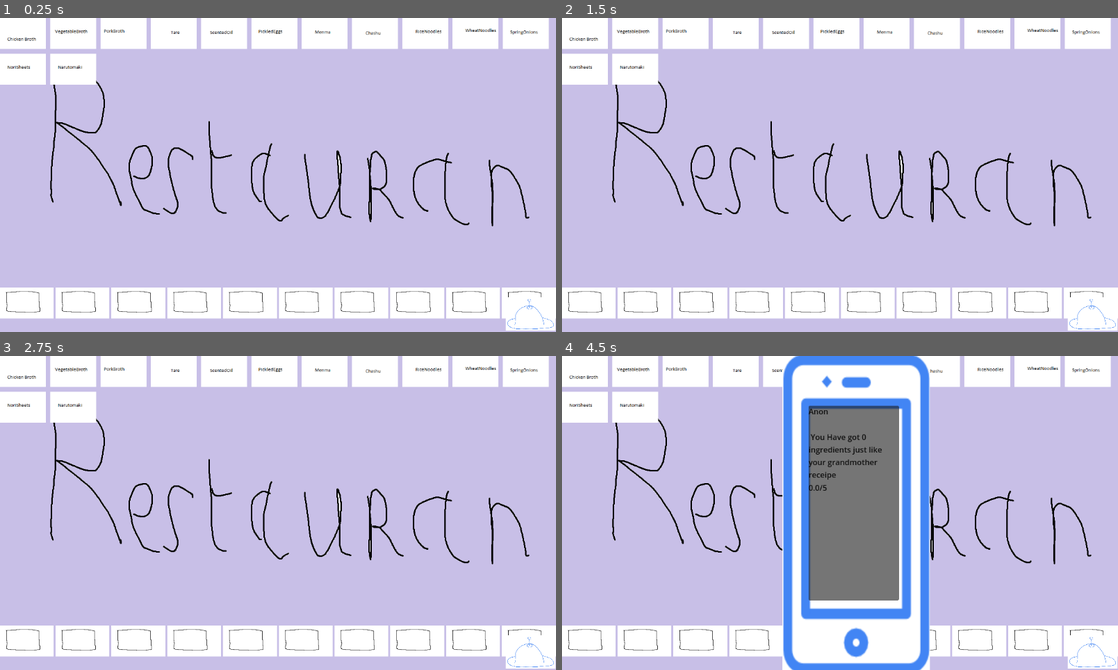
Above: before the commit, frames 1-4 (two rows, left to right).
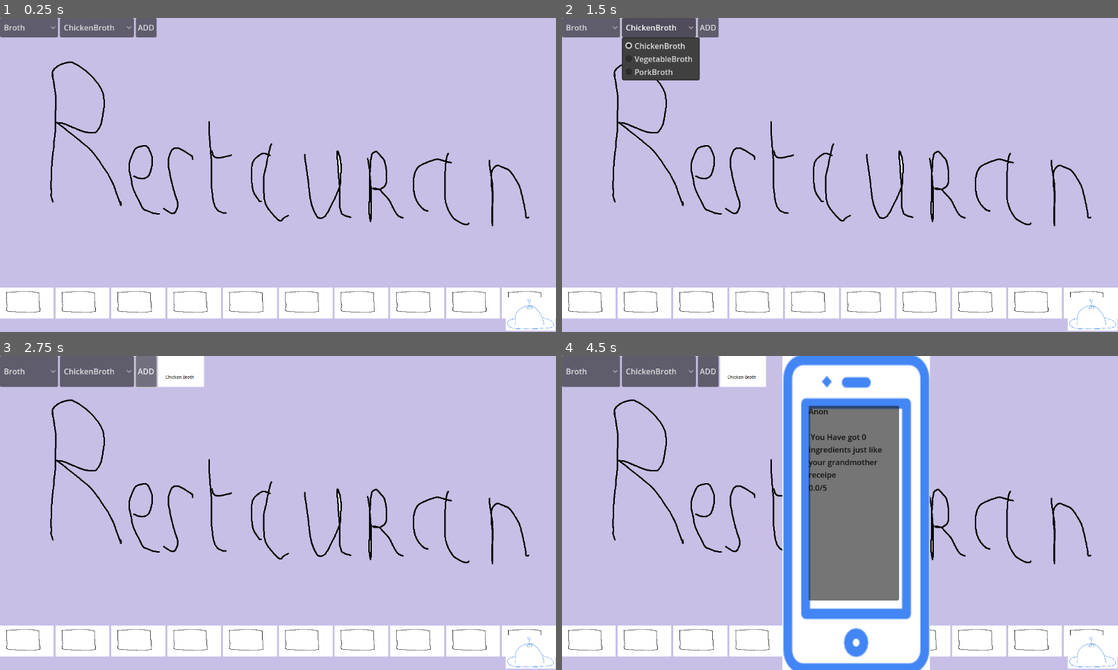
Above: after the commit, the same moments.

Repository: Hardy-Thomas/RyuNoFoku
Game: Godot game, scene res://scenes/main.tscn
Two runs of this game, one before a commit and one after it. Both use one fixed random seed, a clock stepped at 60 frames per second and the inputs below.
Inputs (mouse positions are in pixels of both pictures, inside the frame that each line leads up to):
- Up to frame 1 (0.25 s): no input
- Up to frame 2 (1.5 s): click (589, 27) at 0.5 s, where only the run after the commit has a clickable "Broth"; click (656, 27) at 1.25 s, where only the run after the commit has a clickable "ChickenBroth"
- Up to frame 3 (2.75 s): click (144, 365) at 2 s, where only the run after the commit has a clickable "ADD"
- Up to frame 4 (4.5 s): click (1079, 641) at 2.75 s; click (851, 503) at 3.5 s; click (1090, 651) at 4.25 s

The runs differ from the first frame. In frame 1, 11% of the frame differs, in the area x 0-99%, y 0-22%; in frame 2, 12%; in frame 3, 10%; in frame 4, 7.9%.

Commit message:
add category

Diff:
--- a/scenes/main.tscn
+++ b/scenes/main.tscn
@@ -29,6 +29,16 @@
 layout_mode = 0
 offset_right = 40.0
 offset_bottom = 40.0
+
+[node name="CategoryDropdown" type="OptionButton" parent="UI/IngredientsShelf"]
+layout_mode = 2
+
+[node name="IngredientDropdown" type="OptionButton" parent="UI/IngredientsShelf"]
+layout_mode = 2
+
+[node name="AddButton" type="Button" parent="UI/IngredientsShelf"]
+layout_mode = 2
+text = "ADD"
 
 [node name="RecipeBoard" type="HBoxContainer" parent="UI"]
 layout_mode = 0
--- a/scripts/main.gd
+++ b/scripts/main.gd
@@ -1,53 +1,102 @@
 extends Node2D
 
 const INGREDIENTS = [
-	{"name": "ChickenBroth", "picture": "res://picture/ingredient/ChickenBroth.png"},
-	{"name": "VegetableBroth", "picture": "res://picture/ingredient/VegetableBroth.png"},
-	{"name": "PorkBroth", "picture": "res://picture/ingredient/PorkBroth.png"},
-	{"name": "Tare", "picture": "res://picture/ingredient/Tare.png"},
-	{"name": "ScentedOil", "picture": "res://picture/ingredient/ScentedOil.png"},
-	{"name": "PickledEggs", "picture": "res://picture/ingredient/PickledEggs.png"},
-	{"name": "Menma", "picture": "res://picture/ingredient/Menma.png"},
-	{"name": "Chashu", "picture": "res://picture/ingredient/Chashu.png"},
-	{"name": "RiceNoodles ", "picture": "res://picture/ingredient/RiceNoodles.png"},
-	{"name": "WheatNoodles ", "picture": "res://picture/ingredient/WheatNoodles.png"},
-	{"name": "SpringOnions", "picture": "res://picture/ingredient/SpringOnions.png"},
-	{"name": "NoriSheets", "picture": "res://picture/ingredient/NoriSheets.png"},
-	{"name": "Narutomaki", "picture": "res://picture/ingredient/Narutomaki.png"}
+	{"name": "ChickenBroth","category": "Broth", "picture": "res://picture/ingredient/ChickenBroth.png"},
+	{"name": "VegetableBroth","category": "Broth", "picture": "res://picture/ingredient/VegetableBroth.png"},
+	{"name": "PorkBroth","category": "Broth", "picture": "res://picture/ingredient/PorkBroth.png"},
+	{"name": "Tare","category": "Tare", "picture": "res://picture/ingredient/Tare.png"},
+	{"name": "ScentedOil","category": "ScentedOil", "picture": "res://picture/ingredient/ScentedOil.png"},
+	{"name": "PickledEggs","category": "trim", "picture": "res://picture/ingredient/PickledEggs.png"},
+	{"name": "Menma","category": "trim", "picture": "res://picture/ingredient/Menma.png"},
+	{"name": "Chashu","category": "trim", "picture": "res://picture/ingredient/Chashu.png"},
+	{"name": "RiceNoodles ","category": "Noodles", "picture": "res://picture/ingredient/RiceNoodles.png"},
+	{"name": "WheatNoodles ","category": "Noodles", "picture": "res://picture/ingredient/WheatNoodles.png"},
+	{"name": "SpringOnions","category": "condiment", "picture": "res://picture/ingredient/SpringOnions.png"},
+	{"name": "NoriSheets","category": "condiment", "picture": "res://picture/ingredient/NoriSheets.png"},
+	{"name": "Narutomaki","category": "condiment", "picture": "res://picture/ingredient/Narutomaki.png"}
 ]
 
 var secret = ["PorkBroth", "Tare", "ScentedOil", "PickledEggs", "Menma", "Chashu", "WheatNoodles", "SpringOnions", "NoriSheets", "Narutomaki"]
 
 
 # Références UI
+@onready var category_dropdown = $UI/IngredientsShelf/CategoryDropdown
+@onready var ingredient_dropdown = $UI/IngredientsShelf/IngredientDropdown
+@onready var add_button = $UI/IngredientsShelf/AddButton
 @onready var shelf = $UI/IngredientsShelf
 @onready var board = $UI/RecipeBoard
 @onready var feedback = $UI/Feedback
 @onready var validate_button = $UI/Valider
 @onready var phone_feedback = $UI/dialog
+
 var current_guess := []
+var ingredients_by_category := {}
 
 func _ready():
-	setup_shelf()
+	organize_ingredients_by_category()
+	setup_dropdowns()
 	setup_board()
+	position_board_bottom()
+	validate_button.pressed.connect(on_validate)
+	add_button.pressed.connect(on_add_ingredient)
 
+func organize_ingredients_by_category():
+	ingredients_by_category = {}
+	for ingredient in INGREDIENTS:
+		var category = ingredient["category"]
+		if not ingredients_by_category.has(category):
+			ingredients_by_category[category] = []
+		ingredients_by_category[category].append(ingredient)
 
-	position_board_bottom()
+func setup_dropdowns():
+	# Setup category dropdown
+	category_dropdown.clear()
+	var categories = ingredients_by_category.keys()
+	categories.sort()
 
+	for category in categories:
+		category_dropdown.add_item(category.capitalize())
 
+	# Connect signal
+	category_dropdown.item_selected.connect(on_category_selected)
 
+	# Setup initial ingredient dropdown
+	update_ingredient_dropdown(0)
 
+func on_category_selected(index):
+	update_ingredient_dropdown(index)
 
-func setup_shelf():
-	if shelf is HBoxContainer:
-		convert_to_grid_container(shelf)
+func update_ingredient_dropdown(category_index):
+	ingredient_dropdown.clear()
 
-	for ing in INGREDIENTS:
-		var icon = preload("res://scenes/ingredient_icon.tscn").instantiate()
-		icon.texture = load(ing.picture)
-		icon.ingredient_name = ing.name
-		icon.custom_minimum_size = Vector2(64, 64)
-		shelf.add_child(icon)
+	var categories = ingredients_by_category.keys()
+	categories.sort()
+	var selected_category = categories[category_index]
+	var ingredients = ingredients_by_category[selected_category]
+
+	for ingredient in ingredients:
+		ingredient_dropdown.add_item(ingredient["name"])
+
+func on_add_ingredient():
+	var category_index = category_dropdown.selected
+	var ingredient_index = ingredient_dropdown.selected
+
+	var categories = ingredients_by_category.keys()
+	categories.sort()
+	var selected_category = categories[category_index]
+	var ingredients = ingredients_by_category[selected_category]
+	var selected_ingredient = ingredients[ingredient_index]
+
+	# Ajouter l'ingrédient à la shelf
+	add_ingredient_to_shelf(selected_ingredient)
+
+func add_ingredient_to_shelf(ingredient):
+	var icon = preload("res://scenes/ingredient_icon.tscn").instantiate()
+	icon.texture = load(ingredient["picture"])
+	icon.ingredient_name = ingredient["name"]
+	icon.custom_minimum_size = Vector2(64, 64)
+	icon.size_flags_horizontal = Control.SIZE_SHRINK_CENTER
+	shelf.add_child(icon)
 
 
 func setup_board():
